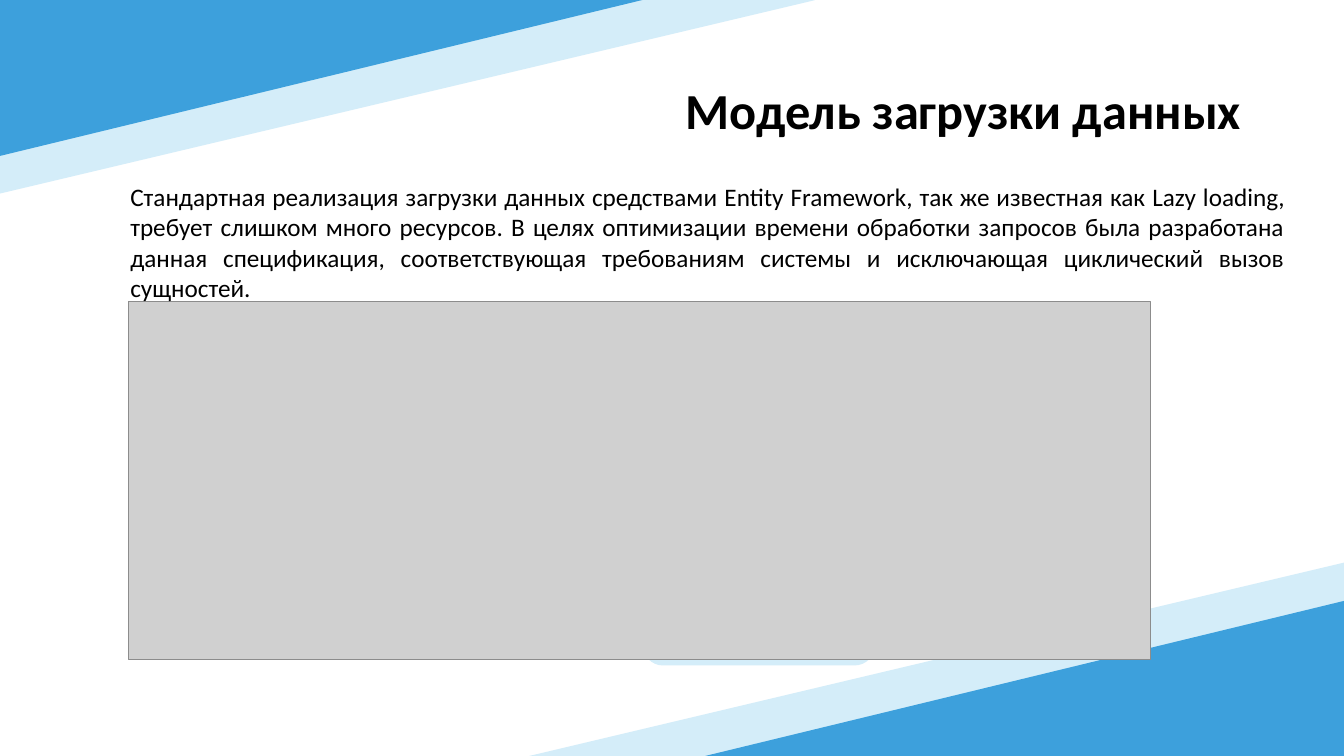
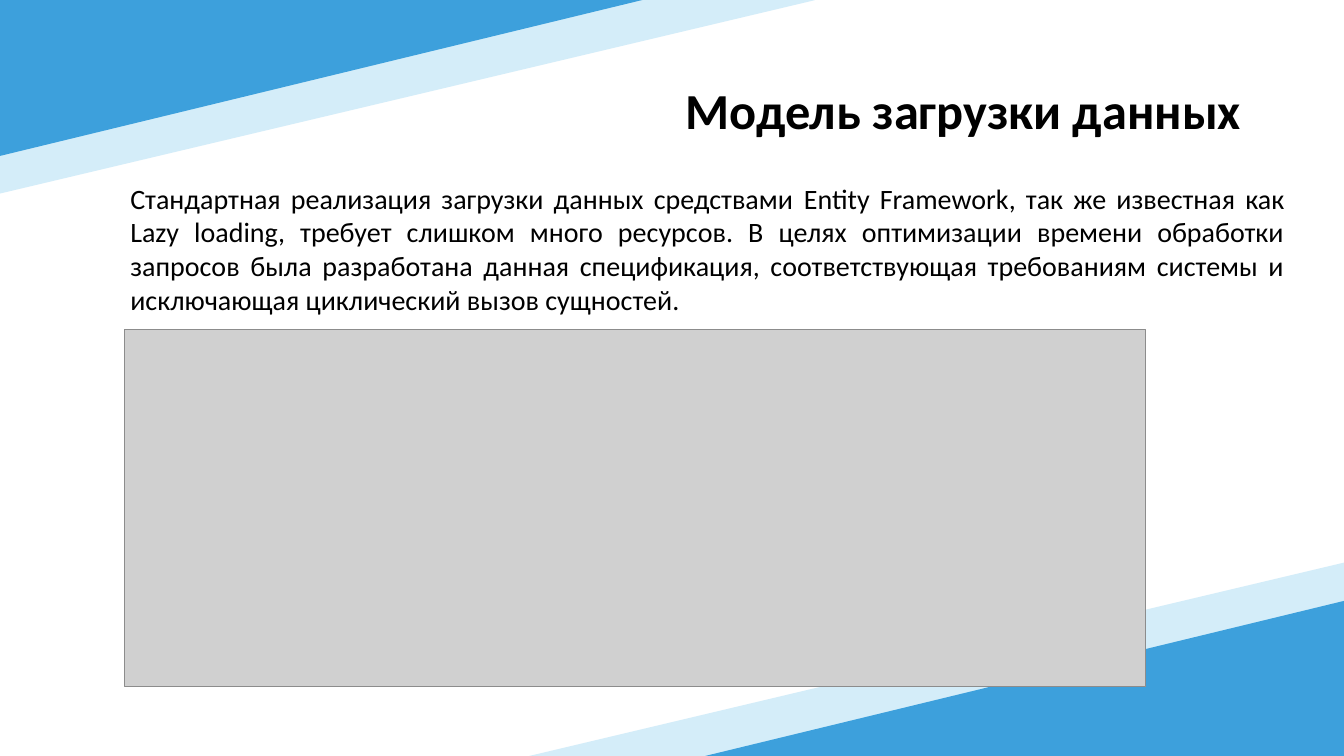
Before and after one commit to Immortian/ASP.NET-Core-HRM, a slide deck: slide 8 of Документация/Презентация.pptx. Drawn at 1344x756 pixels with LibreOffice and Linux fonts; fonts in the diff are those of the drawing; grey boxes stand for pictures. Boxes give left, top, right and bottom in pixels: in the first picture for what was removed or moved away, otherwise in the second. Text is boxed around its words. In the diff, an @@ line names an element or a change of style, - is before the commit and + after.

```diff
--- a/Документация/Презентация.pptx
+++ b/Документация/Презентация.pptx
@@ text "Стандартная реализация загрузки данных средствами ..." at (130, 189, 1284, 315): size 18 to 20 pt @@
@@ picture: place and size @@
-picture at (129, 301, 1150, 659)
+picture at (125, 329, 1146, 687)
@@ freeform shape removed at (642, 460, 875, 665) @@
```
Also in this commit, not shown: 11 other slides changed, 3 slides added, 1 slide removed, 38 other files.
